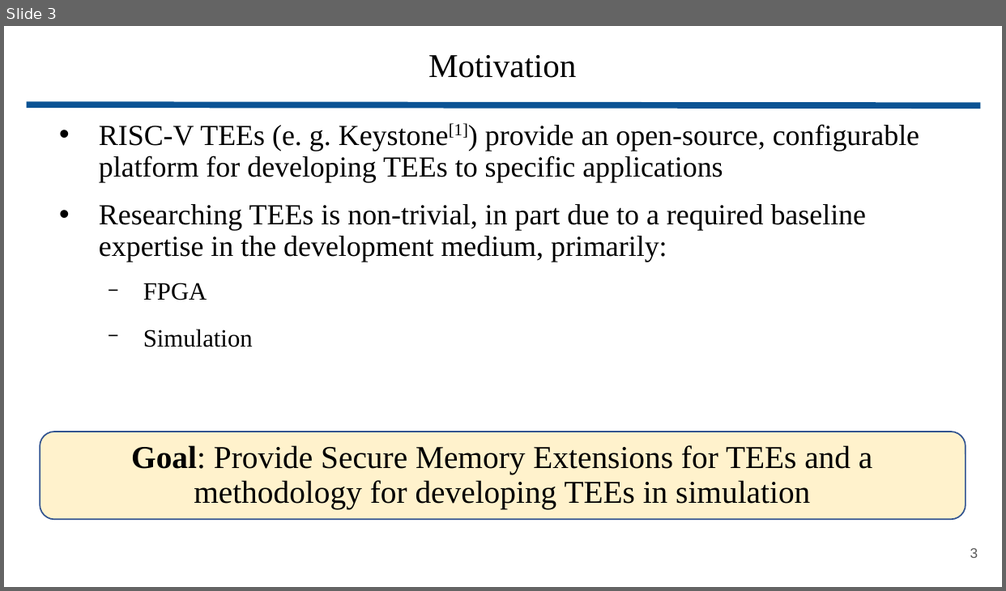
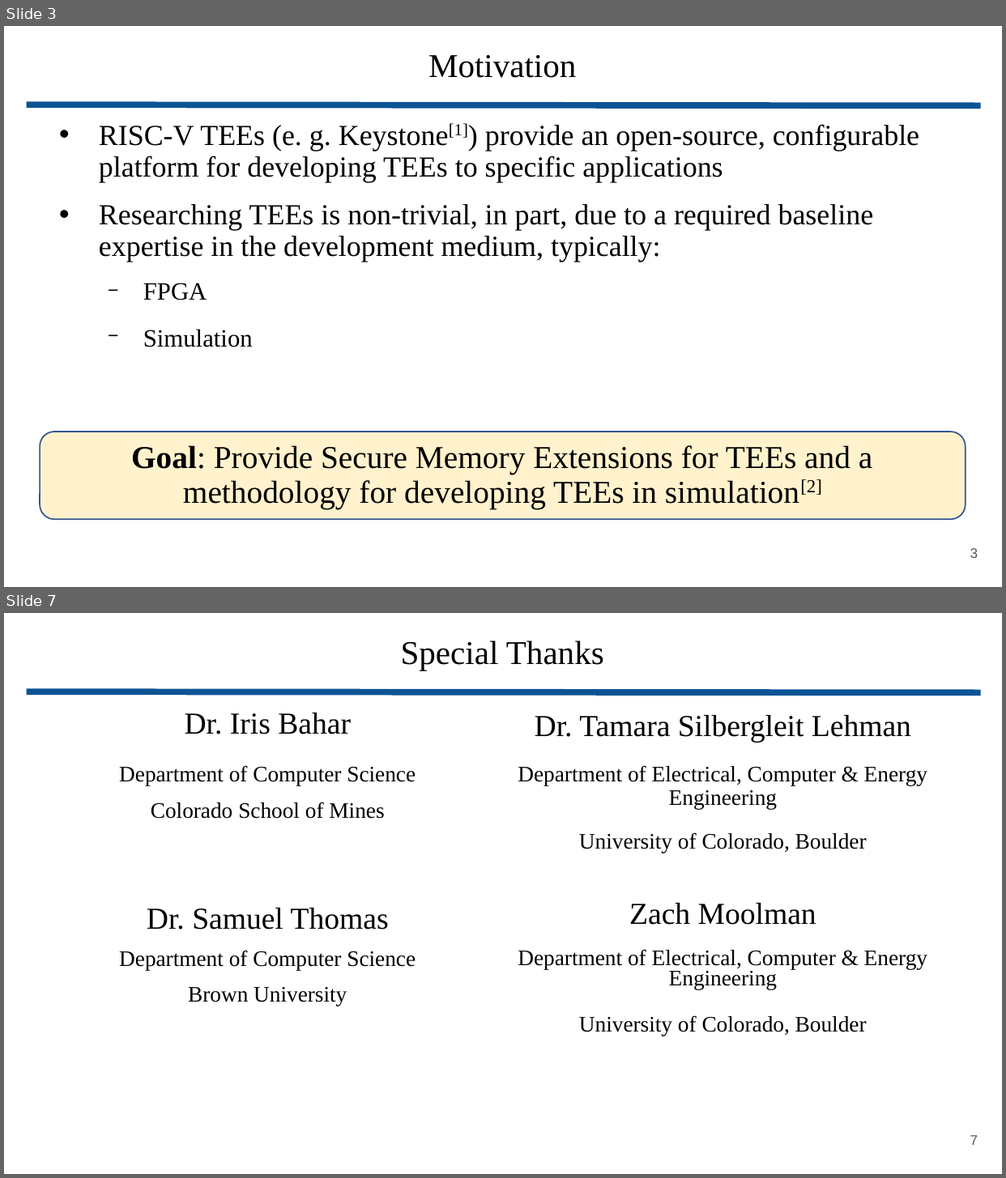
Before and after one commit to wbuz24/grad-research, a slide deck: presentations/YARCH25_lightning.pptx. Shown one above the other, each under a label of ours: slide 3 before the commit, slides 3 and 7 after it; the slides between them are not shown. The pictures are 1006x591 and 1006x1178 pixels, drawn with LibreOffice and Linux fonts; fonts in the diff are those of the drawing. Boxes give left, top, right and bottom in pixels: in the first picture for what was removed or moved away, otherwise in the second. Text is boxed around its words. In the diff, an @@ line names an element or a change of style, - is before the commit and + after.

```diff
--- a/presentations/YARCH25_lightning.pptx
+++ b/presentations/YARCH25_lightning.pptx
@@ slide 7 added at (4,613,1002,1174), background #FFFFFF @@
@@ title added at (401,641,604,671), 24 pt, text #000000 @@
+Special Thanks
@@ line added from (26, 692) to (981, 693), #0B5394 4.51 pt @@
@@ text added at (119,713,415,1006), 16 pt, text #000000 @@
+Dr. Iris Bahar
+Department of Computer Science
+Colorado School of Mines
+Dr. Samuel Thomas
+Department of Computer Science
+Brown University
@@ text added at (518,715,927,1036), 16 pt, text #000000 @@
+Dr. Tamara Silbergleit Lehman
+Department of Electrical, Computer & Energy Engineering
+University of Colorado, Boulder
+Zach Moolman
+Department of Electrical, Computer & Energy Engineering
+University of Colorado, Boulder
@@ page number added at (970,1135,978,1145), 10 pt, text #595959 @@
+7
@@ slide 3 changed as well @@
@@ text at (99,204,874,262): text changed @@
-• Researching TEEs is non-trivial, in part due to a required baseline expertise in the development medium, primarily:
+• Researching TEEs is non-trivial, in part, due to a required baseline expertise in the development medium, typically:
@@ text at (131,446,872,510): text changed @@
-Goal: Provide Secure Memory Extensions for TEEs and a methodology for developing TEEs in simulation
+Goal: Provide Secure Memory Extensions for TEEs and a methodology for developing TEEs in simulation[2]
```
Also in this commit, not shown: 2 other slides changed, 3 other slides added, 2 slides removed, 1 other file.
